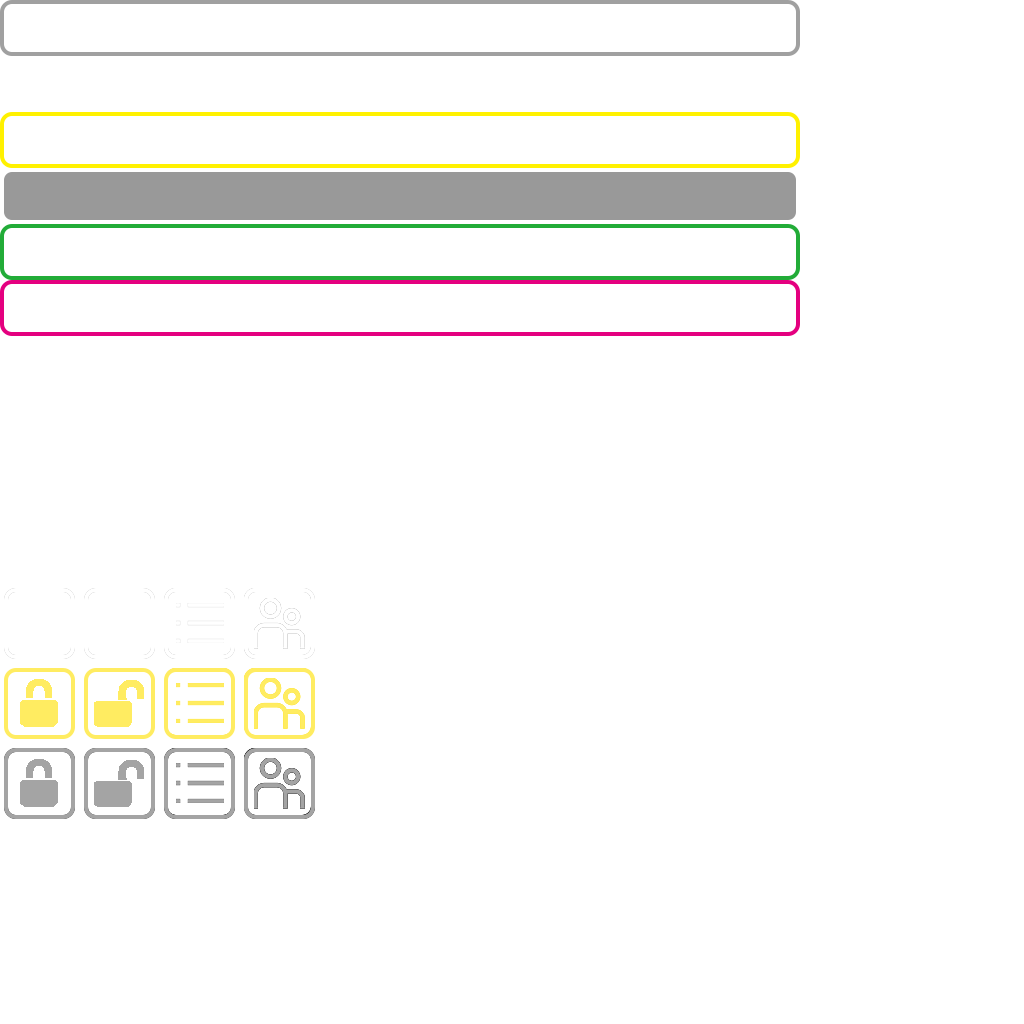
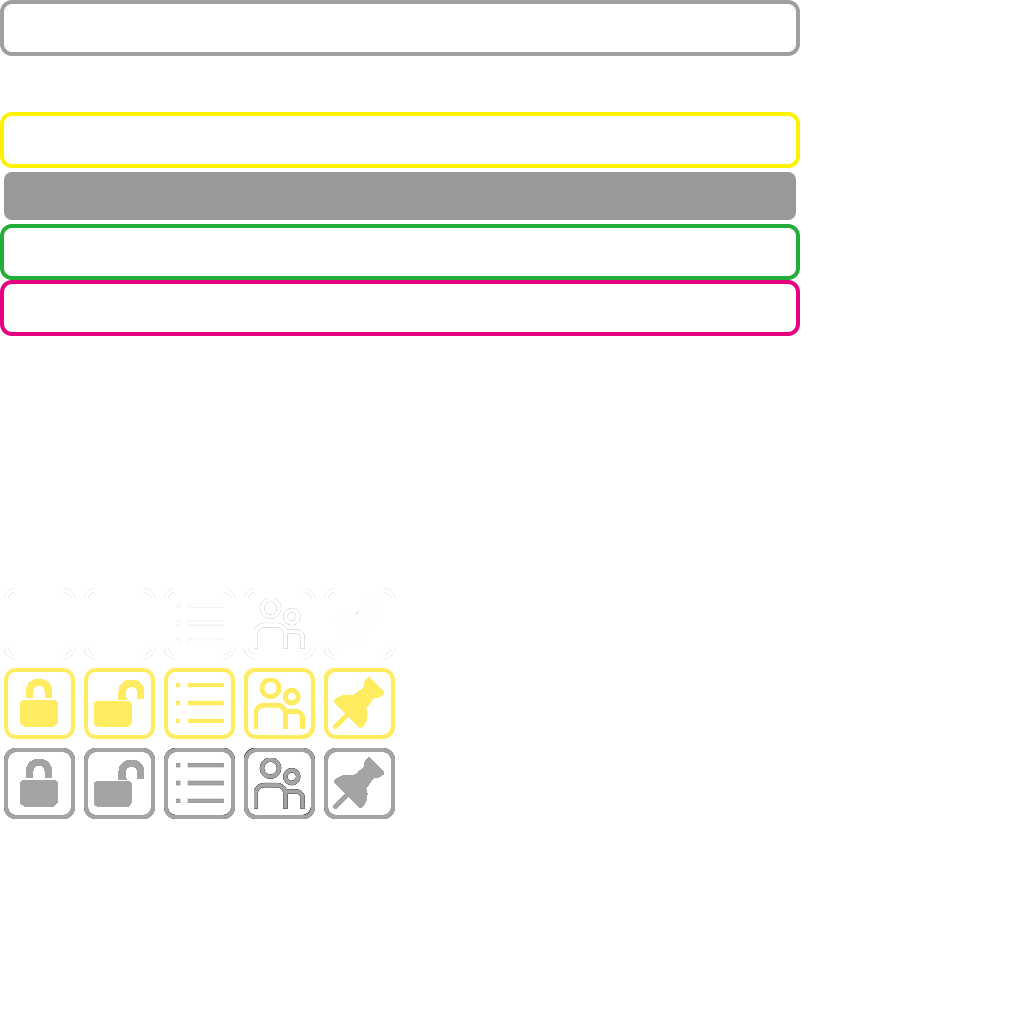
Two versions of the same layered image (1024 x 1024). Layer-by-layer changes:
painted on "按钮" over [324, 588, 395, 819]
